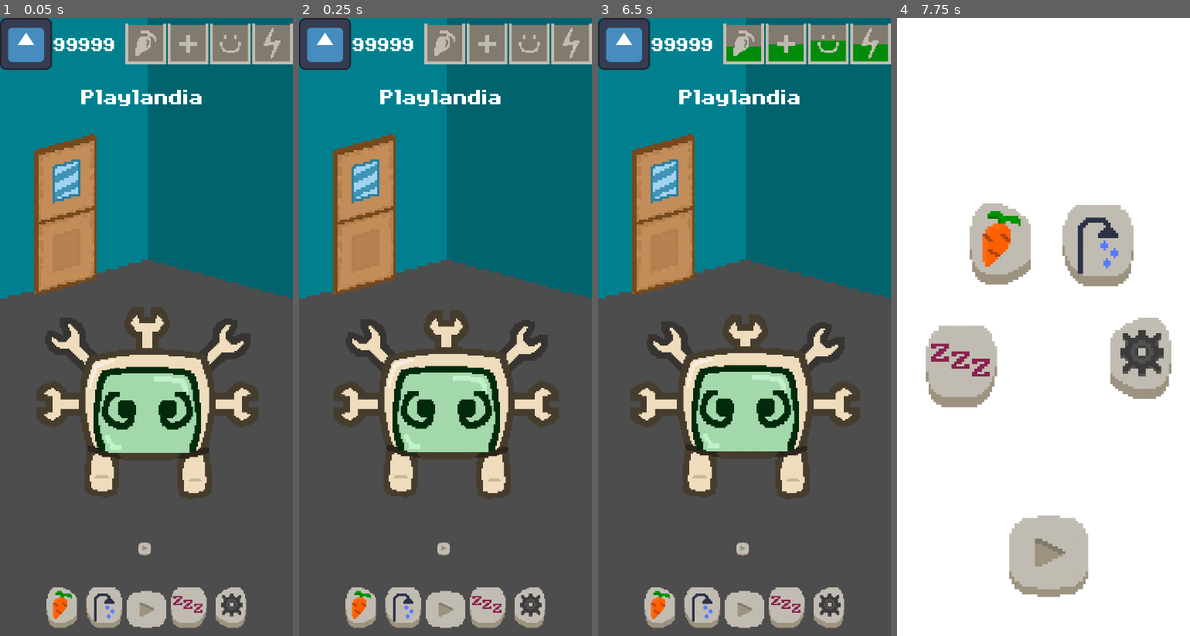
Above: before the commit, frames 1-4 (left to right).
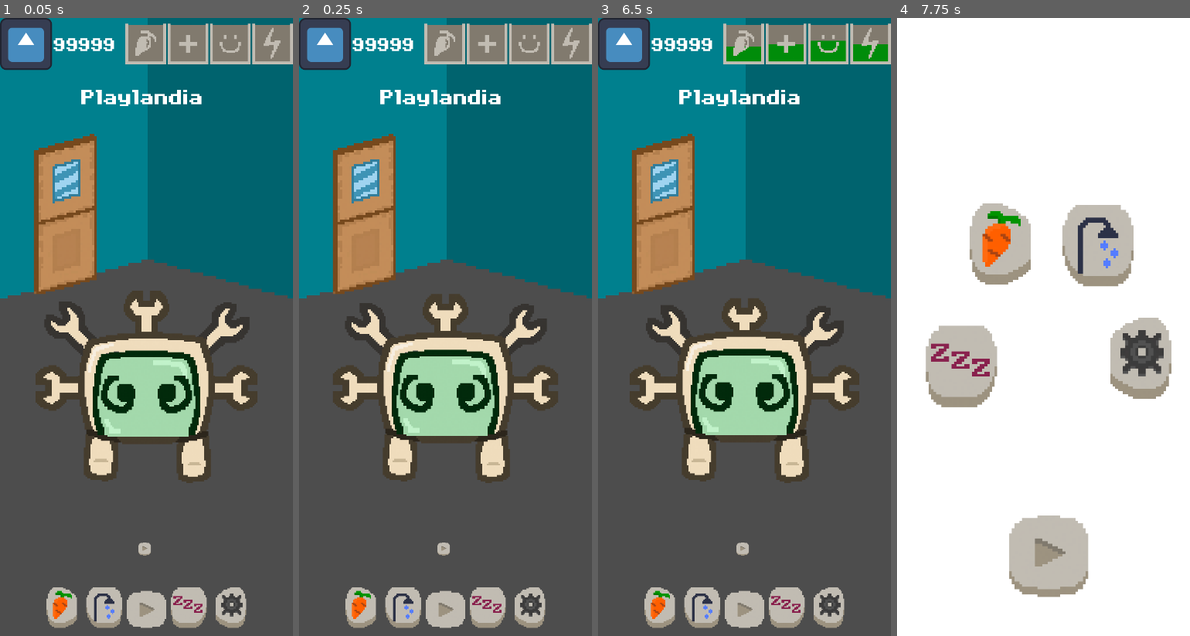
Above: after the commit, the same moments.

Repository: daniel-macias/mrduelm
Game: Godot game, scene res://Scenes/main.tscn
Same seed, same stepped clock (60 frames per second), same inputs: the game is played once before the commit and once after it. The engine's default icon, where the game draws it, is replaced by a stand-in: a white triangle on a blue panel in a dark square.
Inputs (mouse positions are in pixels of both pictures, inside the frame that each line leads up to):
- Up to frame 1 (0.05 s): no input
- Up to frame 2 (0.25 s): no input
- Up to frame 3 (6.5 s): click (741, 549) at 0.5 s; click (662, 215) at 1.25 s; click (624, 42) at 2 s; click (659, 605) at 2.75 s; click (703, 605) at 3.5 s; click (785, 605) at 4.25 s; click (829, 605) at 5 s; click (741, 549) at 5.75 s
- Up to frame 4 (7.75 s): click (961, 215) at 6.5 s; click (923, 42) at 7.25 s

The runs differ from the first frame. In frame 1, 11% of the frame differs, in the area x 12-89%, y 44-78%; in frame 2, 11%; in frame 3, 11%; in frame 4, nothing differs.

Commit message:
centered everything and fixed movable food and soap with new camera

Diff:
--- a/Scenes/main.tscn
+++ b/Scenes/main.tscn
@@ -39,9 +39,20 @@
 [node name="Node2D" type="Node2D"]
 script = ExtResource("1_2ncyc")
 
-[node name="Pet" parent="." instance=ExtResource("1_g06e1")]
-position = Vector2(362, 950)
+[node name="Camera2D" type="Camera2D" parent="."]
+
+[node name="Pet" parent="Camera2D" instance=ExtResource("1_g06e1")]
+position = Vector2(0, 150)
 scale = Vector2(4, 4)
+
+[node name="DraggableFood" type="Sprite2D" parent="Camera2D"]
+scale = Vector2(5, 5)
+texture = ExtResource("28_ub37l")
+
+[node name="DraggableSoap" type="Sprite2D" parent="Camera2D"]
+position = Vector2(355, 348)
+scale = Vector2(5, 5)
+texture = ExtResource("10_xt54n")
 
 [node name="CanvasLayer" type="CanvasLayer" parent="."]
 layer = -1
@@ -463,16 +474,6 @@
 texture_pressed = ExtResource("12_mlgj4")
 texture_disabled = ExtResource("12_mlgj4")
 stretch_mode = 5
-
-[node name="DraggableFood" type="Sprite2D" parent="."]
-position = Vector2(358, 477)
-scale = Vector2(5, 5)
-texture = ExtResource("28_ub37l")
-
-[node name="DraggableSoap" type="Sprite2D" parent="."]
-position = Vector2(355, 348)
-scale = Vector2(5, 5)
-texture = ExtResource("10_xt54n")
 
 [node name="Outside" type="CanvasLayer" parent="."]
 
--- a/Scripts/UIManagers/BathroomGUI.gd
+++ b/Scripts/UIManagers/BathroomGUI.gd
@@ -1,8 +1,9 @@
 extends Node
 
-@onready var draggable_soap = $"../../DraggableSoap"
-@onready var pet = $"../../Pet"
+@onready var draggable_soap = $"../../Camera2D/DraggableSoap"
+@onready var pet = $"../../Camera2D/Pet"
 @onready var soap_selected = $HBoxContainer/Soap
+@onready var camera = $"../../Camera2D"
 
 var dragging = false
 var drag_start_position = Vector2()
@@ -38,7 +39,10 @@
 		if drag_distance.length() > drag_threshold:
 			# Make the draggable soap visible and follow the drag position
 			draggable_soap.visible = true
-			draggable_soap.position = event.position
+
+			# Convert screen position to world coordinates
+			var world_position = camera.get_screen_transform().affine_inverse() * event.position
+			draggable_soap.position = world_position
 
 			# Sample the drag path between the last position and the current position
 			var path_vector = event.position - drag_previous_position
@@ -49,7 +53,9 @@
 
 				for i in range(steps):
 					var sample_position = drag_previous_position + direction * drag_step_distance * i
-					if pet.is_point_inside_interact_space(sample_position):
+					# Convert sample position to world coordinates
+					var world_sample_position = camera.get_screen_transform().affine_inverse() * sample_position
+					if pet.is_point_inside_interact_space(world_sample_position):
 						GameManager.clean()
 						print("WASH WASH ", GameManager.cleanliness)
 						#TODO: UI feedback to 100% clean
--- a/Scripts/UIManagers/FoodGUI.gd
+++ b/Scripts/UIManagers/FoodGUI.gd
@@ -4,8 +4,9 @@
 @onready var food_arrow_right = $HBoxContainer/FoodArrowRight
 @onready var food_selected_text = $HBoxContainer/FoodSelected/FoodSelectedName
 @onready var food_selected = $HBoxContainer/FoodSelected
-@onready var draggable_food = $"../../DraggableFood"
-@onready var pet = $"../../Pet"
+@onready var draggable_food = $"../../Camera2D/DraggableFood"
+@onready var pet = $"../../Camera2D/Pet"
+@onready var camera = $"../../Camera2D"
 
 var food_list: Array = []
 var current_food_index: int = 0
@@ -86,20 +87,29 @@
 			# When touch ends
 			dragging = false
 			draggable_food.visible = false  # Hide draggable sprite when done dragging
+
+			# Convert screen position to world coordinates
+			var world_position = camera.get_screen_transform().affine_inverse() * event.position
+
 			# Check if the food was dropped inside the InteractSpace
-			if pet.is_point_inside_interact_space(event.position):
+			if pet.is_point_inside_interact_space(world_position):
 				process_food_drop()
 			else:
 				#print("Food dropped outside InteractSpace")
 				pass
-				#MAYBE LATER DO AN ANIMATION TO RETURN FOOD TO INVENTORY BUT IDK
+				# MAYBE LATER DO AN ANIMATION TO RETURN FOOD TO INVENTORY BUT IDK
 
 	elif event is InputEventScreenDrag and dragging:
 		var drag_distance = event.position - drag_start_position
 		if drag_distance.length() > drag_threshold:
 			# Make the draggable food visible and follow the finger
 			draggable_food.visible = true
-			draggable_food.position = event.position
+
+			# Convert screen position to world coordinates
+			var world_position = camera.get_screen_transform().affine_inverse() * event.position
+
+			# Set the position of DraggableFood in world coordinates
+			draggable_food.position = world_position
 
 func process_food_drop():
 	# Deduct food from inventory, trigger animations, etc.
